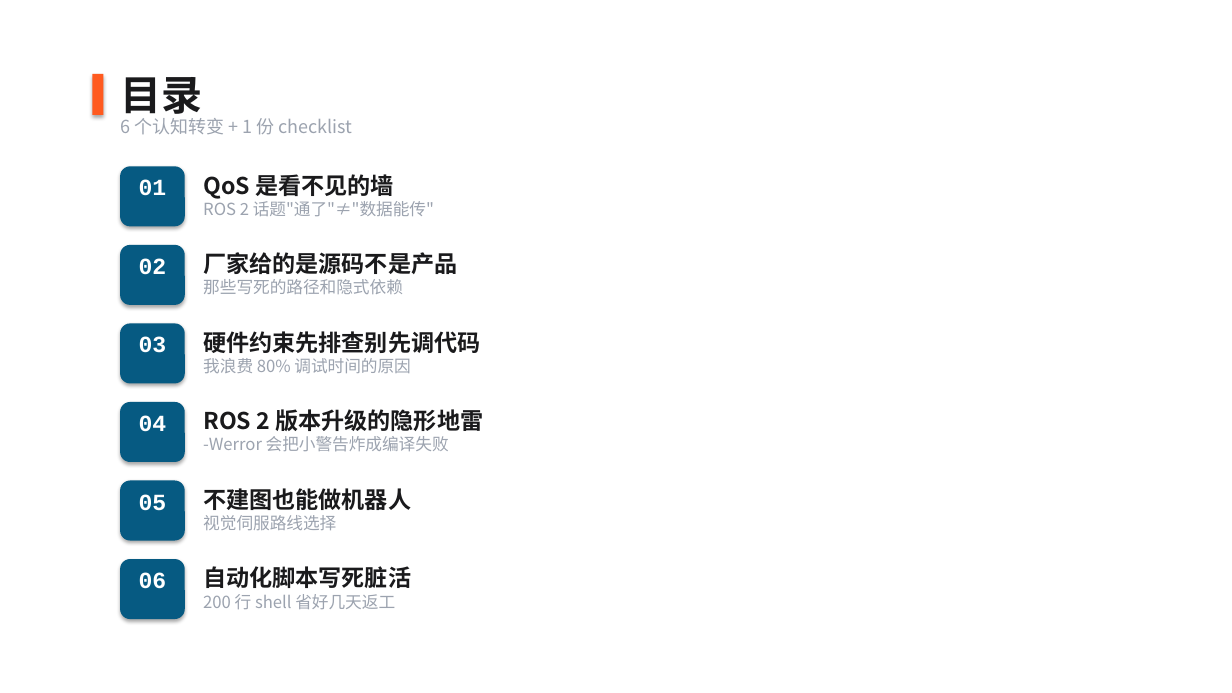
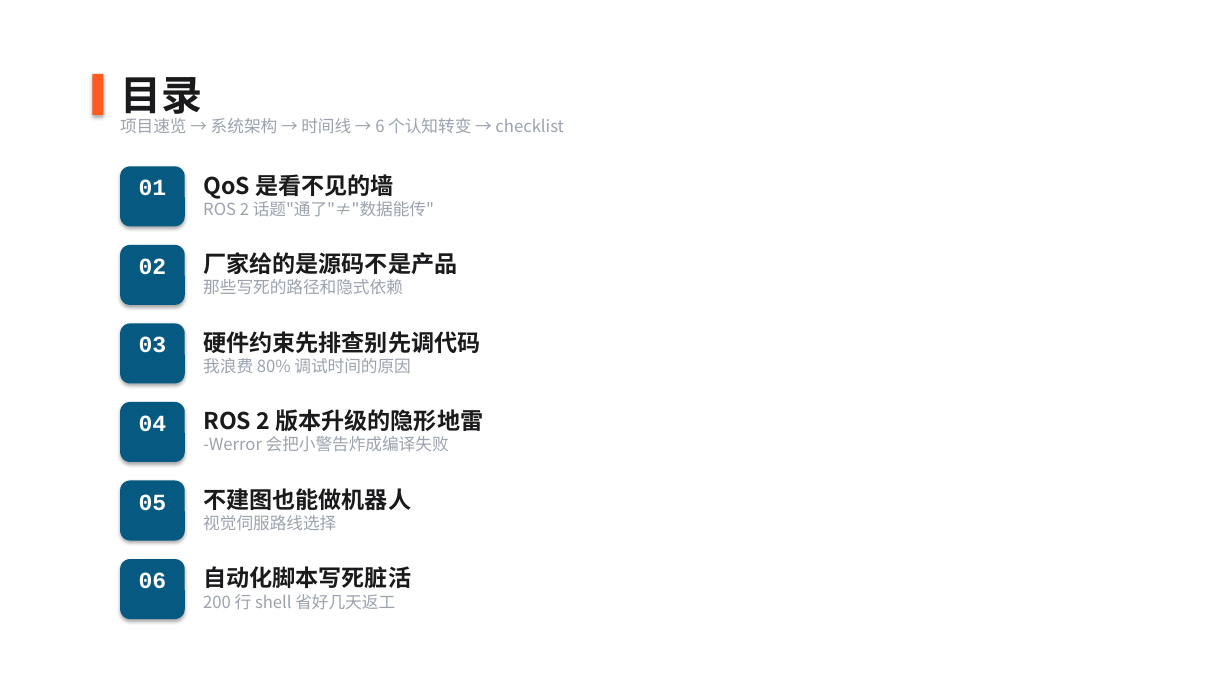
Before and after one commit to Asang712/The_car, a slide deck: slide 3 of ros2-car-postmortem/ROS2认知转变分享.pptx (slide 2 before the commit). Drawn at 1232x693 pixels with LibreOffice and Linux fonts; fonts in the diff are those of the drawing. Boxes give left, top, right and bottom in pixels: in the first picture for what was removed or moved away, otherwise in the second. Text is boxed around its words. In the diff, an @@ line names an element or a change of style, - is before the commit and + after.

Commit message:
docs: PPT 补充项目速览与系统架构两张 slide
在封面后、认知转变前补上项目背景，避免听众不知道在讲什么：
- 项目速览：车是什么、硬件清单（ESP32/LiDAR/云台相机/IMU/麦轮）、目标、不建图路线选择
- 系统架构数据流图：ESP32→Agent→ROS 2 话题→板载相机→手机 App 五层，每层标注协议和坑的来源
- 目录副标题同步更新为完整流程

从 13 slides 增至 15 slides

```diff
--- a/ros2-car-postmortem/ROS2认知转变分享.pptx
+++ b/ros2-car-postmortem/ROS2认知转变分享.pptx
@@ text at box(120, 118, 564, 133): text changed; size 14 to 13 pt @@
-6 个认知转变 + 1 份 checklist
+项目速览 → 系统架构 → 时间线 → 6 个认知转变 → checklist
```
Also in this commit, not shown: 2 slides added, 1 other file.
